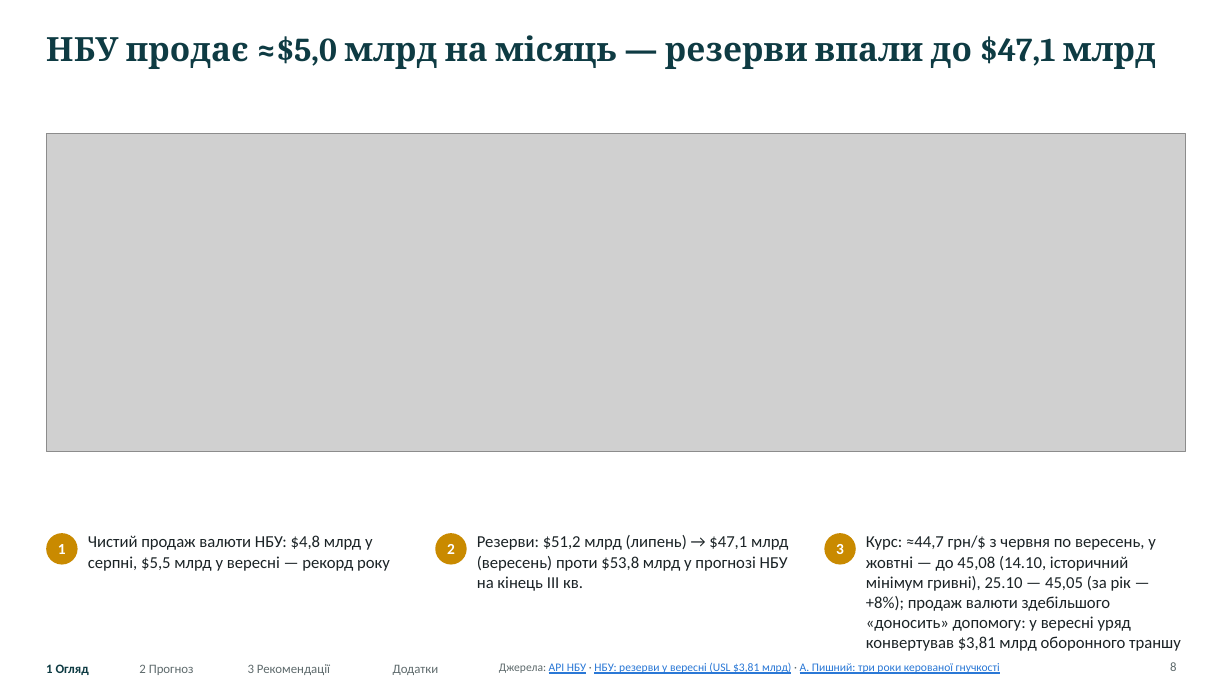
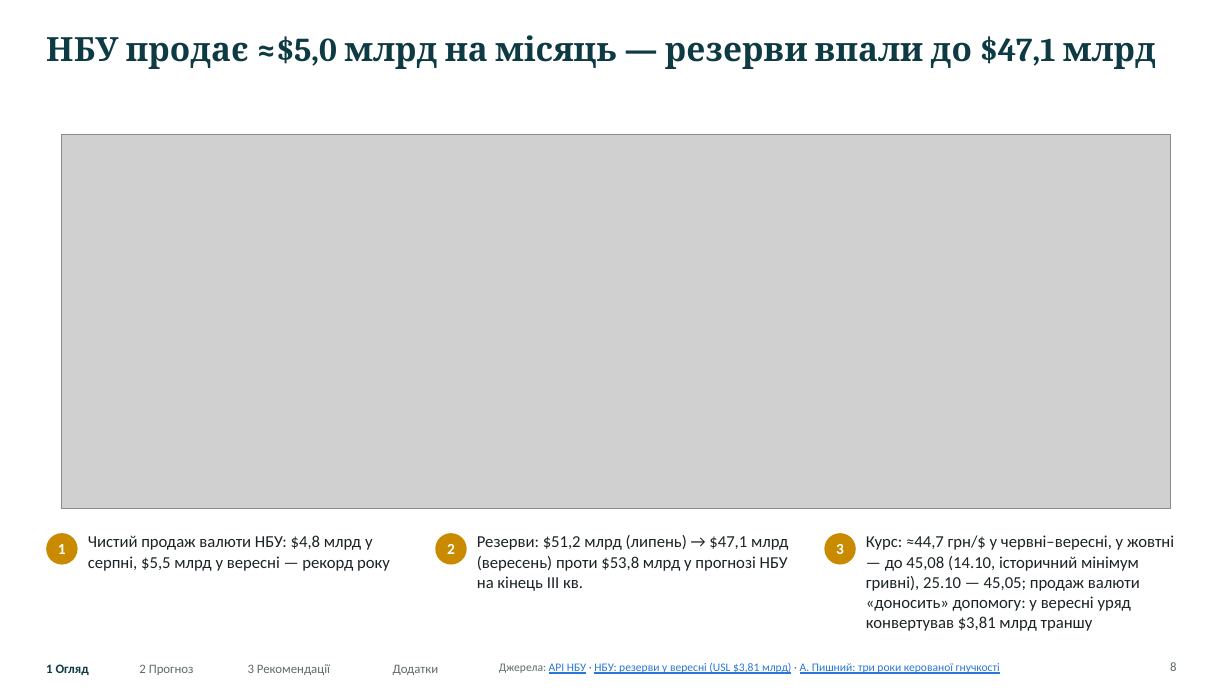
Before and after one commit to caplitt/nbu-challenge-2026, a slide deck: slide 8 of presentation/NBU_University_Challenge_2026.pptx. Drawn at 1232x693 pixels with LibreOffice and Linux fonts; fonts in the diff are those of the drawing; grey boxes stand for pictures. Boxes give left, top, right and bottom in pixels: in the first picture for what was removed or moved away, otherwise in the second. Text is boxed around its words. In the diff, an @@ line names an element or a change of style, - is before the commit and + after.

```diff
--- a/presentation/NBU_University_Challenge_2026.pptx
+++ b/presentation/NBU_University_Challenge_2026.pptx
@@ picture: place and size @@
-picture at [46,134,1186,452]
+picture at [62,134,1170,508]
@@ text at [866,535,1174,631]: text changed @@
-Курс: ≈44,7 грн/$ з червня по вересень, у жовтні — до 45,08 (14.10, історичний мінімум гривні), 25.10 — 45,05 (за рік — +8%); продаж валюти здебільшого «доносить» допомогу: у вересні уряд конвертував $3,81 млрд оборонного траншу
+Курс: ≈44,7 грн/$ у червні–вересні, у жовтні — до 45,08 (14.10, історичний мінімум гривні), 25.10 — 45,05; продаж валюти «доносить» допомогу: у вересні уряд конвертував $3,81 млрд траншу
```
Also in this commit, not shown: 22 other slides changed, 34 other files.
